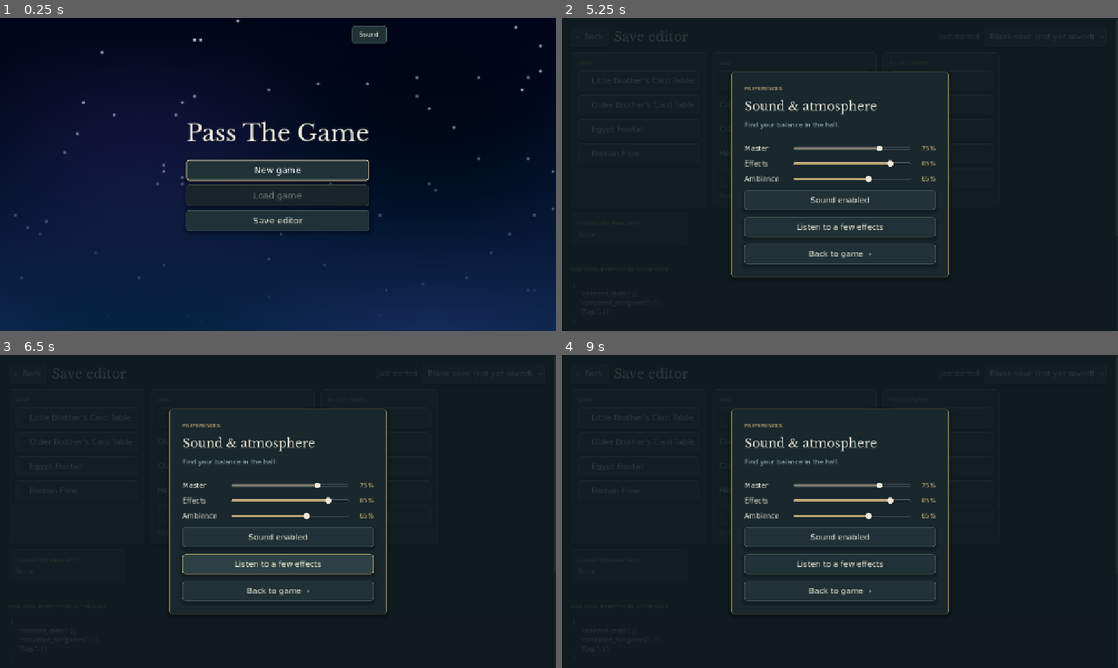
Above: before the commit, frames 1-4 (two rows, left to right).
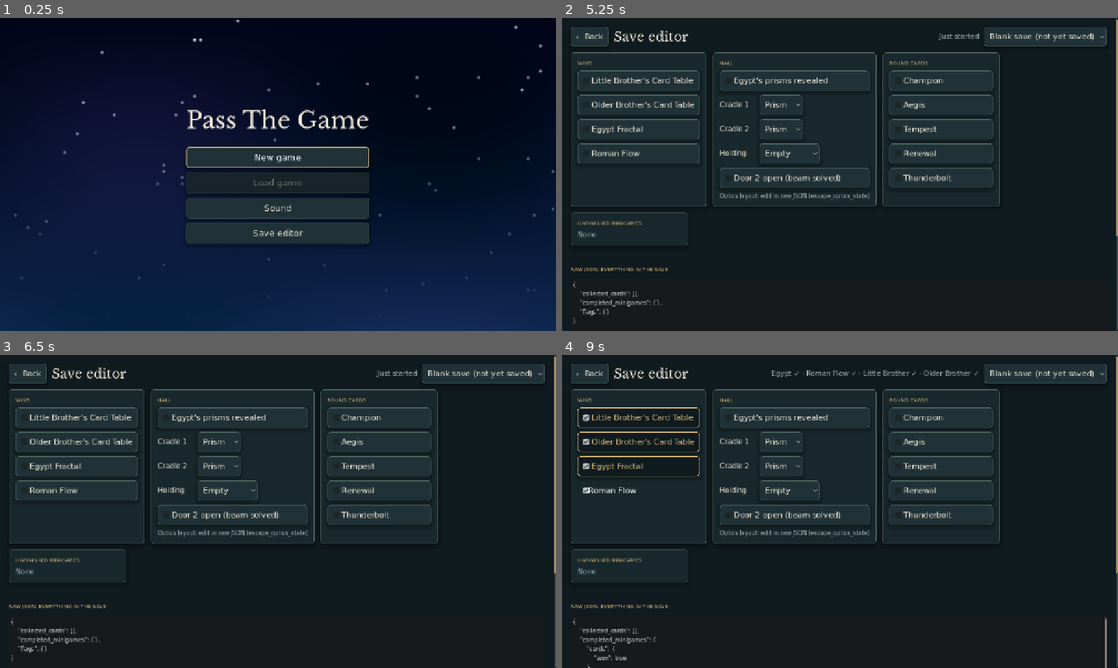
Above: after the commit, the same moments.

Repository: amberwhitehead/pass-the-game
Game: Godot game, scene res://scenes/title/title.tscn
The game is run twice, just before and just after one commit, with the same random seed, the same clock (stepped at 60 frames per second) and the same inputs.
Inputs (mouse positions are in pixels of both pictures, inside the frame that each line leads up to):
- Up to frame 1 (0.25 s): no input
- Up to frame 2 (5.25 s): click "Sound" at 0.5 s; click "New game" at 1.25 s; click "New game" at 2 s; click "Listen to a few effects" at 2.75 s; click "Back to game ›" at 3.5 s; click "Save editor" at 4.25 s; click (928, 33) at 5 s, where only the run before the commit has a clickable "Sound"
- Up to frame 3 (6.5 s): click (278, 564) at 5.75 s, where only the run before the commit has a clickable "Listen to a few effects"
- Up to frame 4 (9 s): click "Little Brother's Card Table" at 6.5 s; click "Older Brother's Card Table" at 7.25 s; click "Egypt Fractal" at 8 s; click "Roman Flow" at 8.75 s

The runs differ from the first frame. In frame 1, 6.2% of the frame differs, in the area x 33-70%, y 2-72%; in frame 2, 8.7%; in frame 3, 11%, in the area x 1-100%, y 0-100%; in frame 4, 9.1%.

Commit message:
Replace the floating Sound button with menu items
The Sound button floated over every screen, including the save editor.
The mixer is now opened from menus only: the pause menu already had
Sound, and the title screen gains it. The mixer panel itself is
unchanged.

Co-Authored-By: Claude Opus 5.5 <noreply@anthropic.com>

Diff:
--- a/godot/audio/sound_settings.gd
+++ b/godot/audio/sound_settings.gd
@@ -1,26 +1,14 @@
 extends CanvasLayer
 ## Small global mixer, usable during paused-world card encounters as well as the hub.
+## Opened from the title screen and pause menu (open()); there is no floating button.
 const Style := preload("res://ui/game_style.gd")
 var _panel: PanelContainer
 var _arrival: Tween
 var _veil: ColorRect
-var _button: Button
 
 func _ready() -> void:
 	layer = 200
 	process_mode = Node.PROCESS_MODE_ALWAYS
-	_button = Button.new()
-	_button.theme = Style.theme()
-	_button.text = "Sound"
-	_button.add_theme_font_size_override("font_size", 14)
-	_button.set_anchors_and_offsets_preset(Control.PRESET_CENTER_TOP)
-	_button.offset_left = 170
-	_button.offset_right = 250
-	_button.offset_top = 18
-	_button.offset_bottom = 56
-	_button.focus_mode = Control.FOCUS_NONE
-	_button.pressed.connect(func(): _toggle(true))
-	add_child(_button)
 	_veil = ColorRect.new()
 	_veil.theme = Style.theme()
 	_veil.color = Color(Style.INK, .86)
@@ -106,7 +94,6 @@
 func _toggle(open: bool) -> void:
 	Sound.settings_open = open
 	_veil.visible = open
-	_button.visible = not open
 	if _arrival:
 		_arrival.kill()
 	if open:
--- a/godot/scenes/title/title.gd
+++ b/godot/scenes/title/title.gd
@@ -14,6 +14,7 @@
 var continue_button: Button
 var new_button: Button
 var load_button: Button
+var sound_button: Button
 var editor_button: Button  # Developer mode only.
 var slot_buttons: Array[Button] = []  # One row per save, newest first.
 var delete_buttons: Array[Button] = []
@@ -60,6 +61,7 @@
 	continue_button = _button(_menu, "Continue", _continue)
 	new_button = _button(_menu, "New game", _new_game)
 	load_button = _button(_menu, "Load game", _show_slots)
+	sound_button = _button(_menu, "Sound", func(): Sound.get_node("SoundSettings").open())
 	if DevMode.enabled():
 		editor_button = _button(_menu, "Save editor", func(): _go(EDITOR_SCENE))
 
--- a/godot/tests/save_editor_test.gd
+++ b/godot/tests/save_editor_test.gd
@@ -122,6 +122,12 @@
 	await process_frame
 	check(title.editor_button != null and title.editor_button.get_parent() == title._menu,
 		"The title screen offers the editor in developer mode")
+	var settings: Node = root.get_node("Sound/SoundSettings")
+	check(settings.get_children().filter(func(child): return child is Button).is_empty(),
+		"There is no floating Sound button")
+	title.sound_button.pressed.emit()
+	check(root.get_node("Sound").settings_open, "The title screen's Sound item opens the mixer")
+	settings._toggle(false)
 	title.queue_free()
 	await process_frame
 
